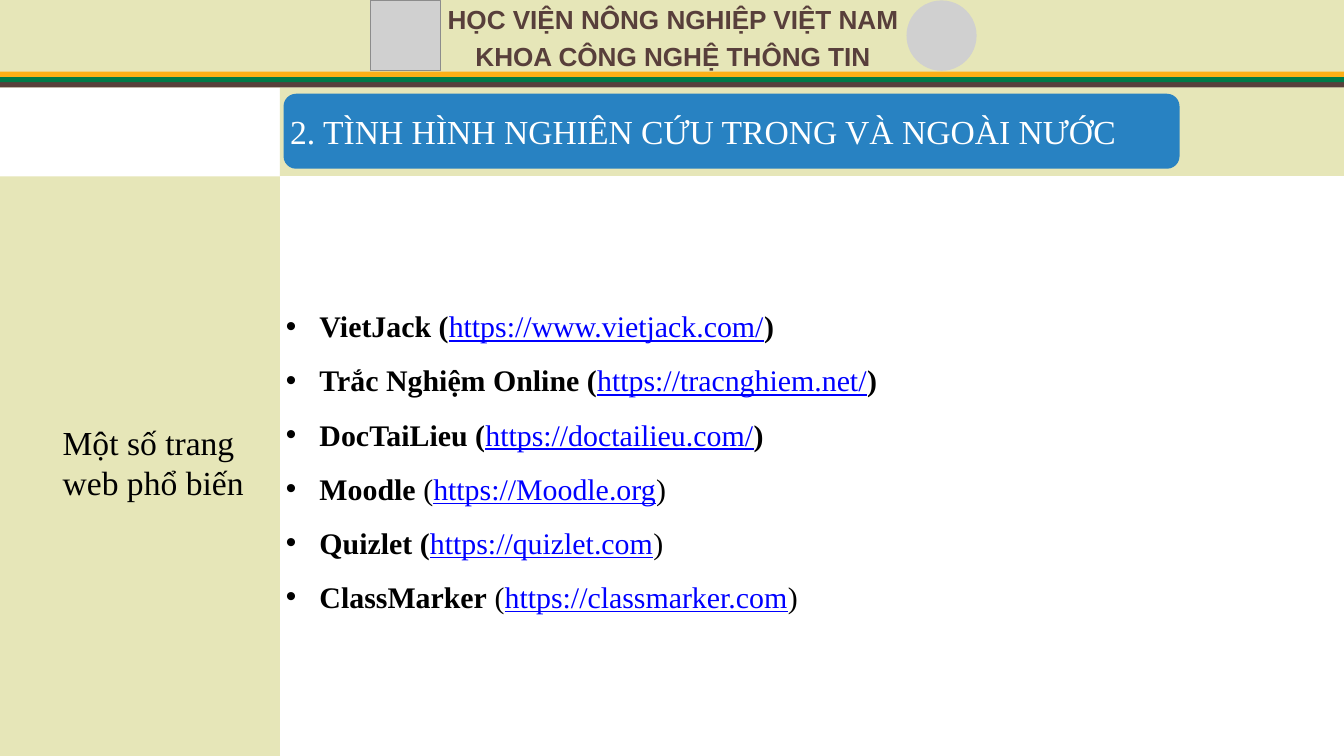
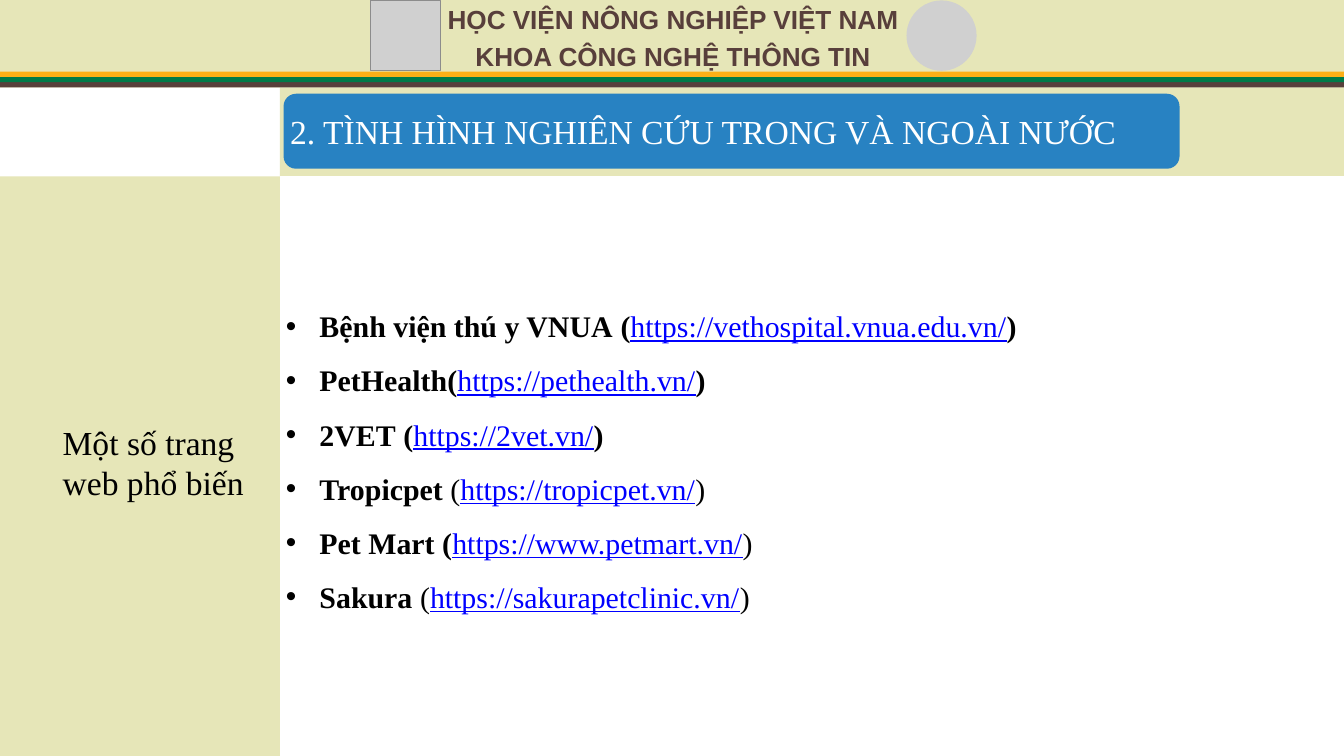
Before and after one commit to HungTran1412/veterinary-clinic-api, a slide deck: slide 10 of VeterinaryClinic.API/wwwroot/Document/TrinhChieu_KLTN.pptx. Drawn at 1344x756 pixels with LibreOffice and Linux fonts; fonts in the diff are those of the drawing; grey boxes stand for pictures. Boxes give left, top, right and bottom in pixels: in the first picture for what was removed or moved away, otherwise in the second. Text is boxed around its words. In the diff, an @@ line names an element or a change of style, - is before the commit and + after.

```diff
--- a/VeterinaryClinic.API/wwwroot/Document/TrinhChieu_KLTN.pptx
+++ b/VeterinaryClinic.API/wwwroot/Document/TrinhChieu_KLTN.pptx
@@ text at [319, 316, 1017, 614]: text changed @@
-• VietJack (https://www.vietjack.com/)
-• Trắc Nghiệm Online (https://tracnghiem.net/)
-• DocTaiLieu (https://doctailieu.com/)
-• Moodle (https://Moodle.org)
-• Quizlet (https://quizlet.com)
-• ClassMarker (https://classmarker.com)
+• Bệnh viện thú y VNUA (https://vethospital.vnua.edu.vn/)
+• PetHealth(https://pethealth.vn/)
+• 2VET (https://2vet.vn/)
+• Tropicpet (https://tropicpet.vn/)
+• Pet Mart (https://www.petmart.vn/)
+• Sakura (https://sakurapetclinic.vn/)
```
Also in this commit, not shown: 5 other slides changed.
